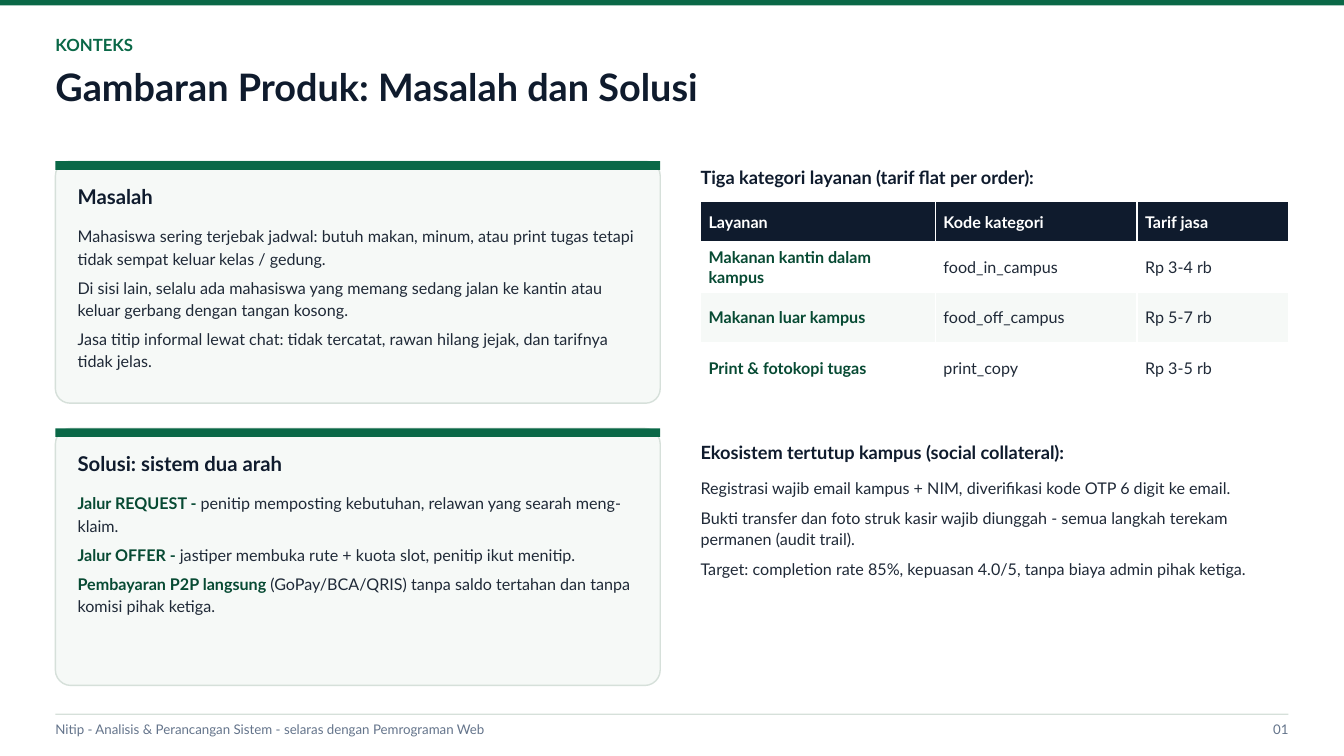
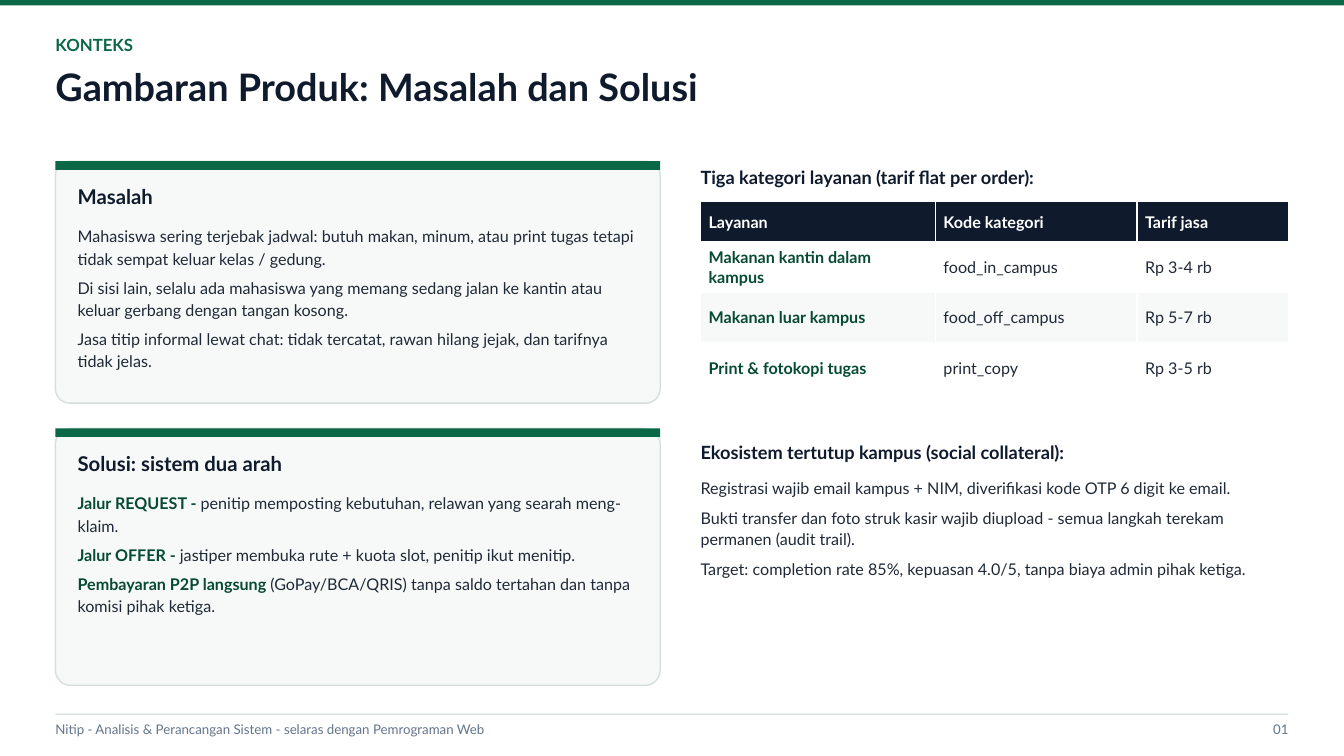
Before and after one commit to Fabiann227/nitip, a slide deck: slide 2 of presentasi/Nitip_Analisis_Perancangan_Sistem.pptx. Drawn at 1344x756 pixels with LibreOffice and Linux fonts; fonts in the diff are those of the drawing. Boxes give left, top, right and bottom in pixels: in the first picture for what was removed or moved away, otherwise in the second. Text is boxed around its words. In the diff, an @@ line names an element or a change of style, - is before the commit and + after.

```diff
--- a/presentasi/Nitip_Analisis_Perancangan_Sistem.pptx
+++ b/presentasi/Nitip_Analisis_Perancangan_Sistem.pptx
@@ text at (701, 512, 1224, 548): text changed @@
-Bukti transfer dan foto struk kasir wajib diunggah - semua langkah terekam permanen (audit trail).
+Bukti transfer dan foto struk kasir wajib diupload - semua langkah terekam permanen (audit trail).
```
Also in this commit, not shown: 9 other slides changed, 17 other files.
